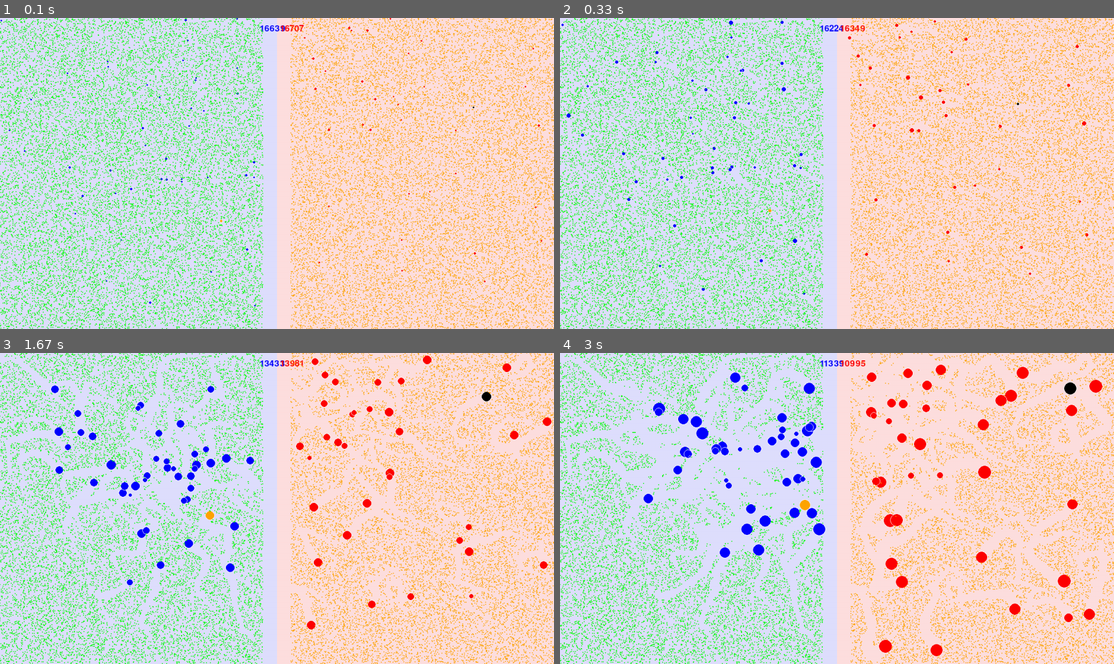
Above: before the commit, frames 1-4 (two rows, left to right).
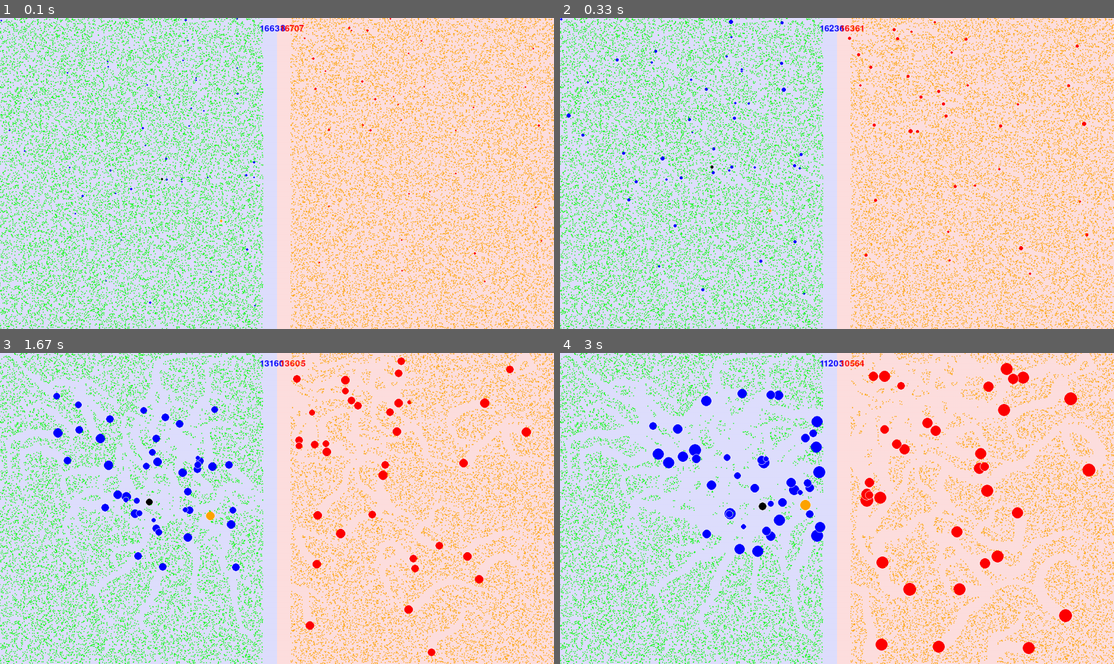
Above: after the commit, the same moments.

Repository: TOEGENT/pygame_project
Game: pygame game, started from main.py
The game is run twice, just before and just after one commit, with the same random seed, the same clock (stepped at 60 frames per second) and the same inputs.
Inputs (mouse positions are in pixels of both pictures, inside the frame that each line leads up to):
- Up to frame 1 (0.1 s): no input
- Up to frame 2 (0.33 s): no input
- Up to frame 3 (1.67 s): move the mouse to (254, 520) at 0.37 s; move the mouse to (144, 511) at 0.87 s; move the mouse to (360, 399) at 1.37 s
- Up to frame 4 (3 s): move the mouse to (848, 402) at 1.87 s; move the mouse to (842, 539) at 2.43 s; move the mouse to (981, 558) at 2.93 s

The runs differ from the first frame. In frame 1, less than 0.1% of the frame differs, in the area x 12-95%, y 2-85%; in frame 2, 0.5%; in frame 3, 7.2%; in frame 4, 12%, in the area x 0-100%, y 0-100%.

Commit message:
добавил share_food

Diff:
--- a/ai/ai.py
+++ b/ai/ai.py
@@ -17,6 +17,9 @@
     else:
         return dist, (dx/dist,dy/dist)
 def calc_intent(ball:Ball,neighbour:Ball,more_follow,more_unfollow):
+    if ball.team!=config.TEAM_BLUE:
+        more_follow=0
+        more_unfollow=0
     if neighbour.radius==ball.radius:
         return 0
     danger_factor = 0
@@ -33,15 +36,16 @@
 def calc_importance_factor(dist):
     if dist==0:
         return 0
-    return config.FOOD_MASS/(1+dist)+config.IMPORTANCE_KOEF
+    return config.FOOD_MASS/(0.1*dist)+config.IMPORTANCE_KOEF
 def ai(ball:Ball.Ball,neighbours:list):
     mouse_keys = pygame.mouse.get_pressed()
     mouse_pos = pygame.mouse.get_pos()
-
+    keyboard_keys = pygame.key.get_pressed()
+    space = keyboard_keys[pygame.K_SPACE]
     more_follow = mouse_keys[0]
     more_unfollow = 2*mouse_keys[2]
     more_ignore = mouse_keys[1]
-
+    ball.sharing_food_factor = space
 
     #reflex_intent (begin)
     total_reflex_intent = intent.Intent([0,0],config.COLOR_BLACK)
@@ -94,11 +98,11 @@
 
     max_intent = max(intents, key=lambda b: math.hypot(b.pos[0], b.pos[1]))
     max_intent_length = math.hypot(max_intent.pos[0],max_intent.pos[1])
-    command_factor = (1 + more_follow - more_unfollow - more_ignore)*max_intent_length
+    command_factor = (1 + more_follow - more_unfollow - more_ignore)*(max_intent_length+1)
     command_intent = intent.Intent([0,0],config.COLOR_ORANGE)
     if ball.team==config.TEAM_BLUE:
         command_dist,command_normal = calc_normal(ball.pos,mouse_pos)
-        command_intent.pos[0] += command_normal[0] * command_factor * calc_importance_factor(command_dist)
+        command_intent.pos[0] += command_normal[0] * command_factor *calc_importance_factor(command_dist)
         command_intent.pos[1] += command_normal[1]*command_factor*calc_importance_factor(command_dist)
     #command_intent (end)
     intents.append(command_intent)
